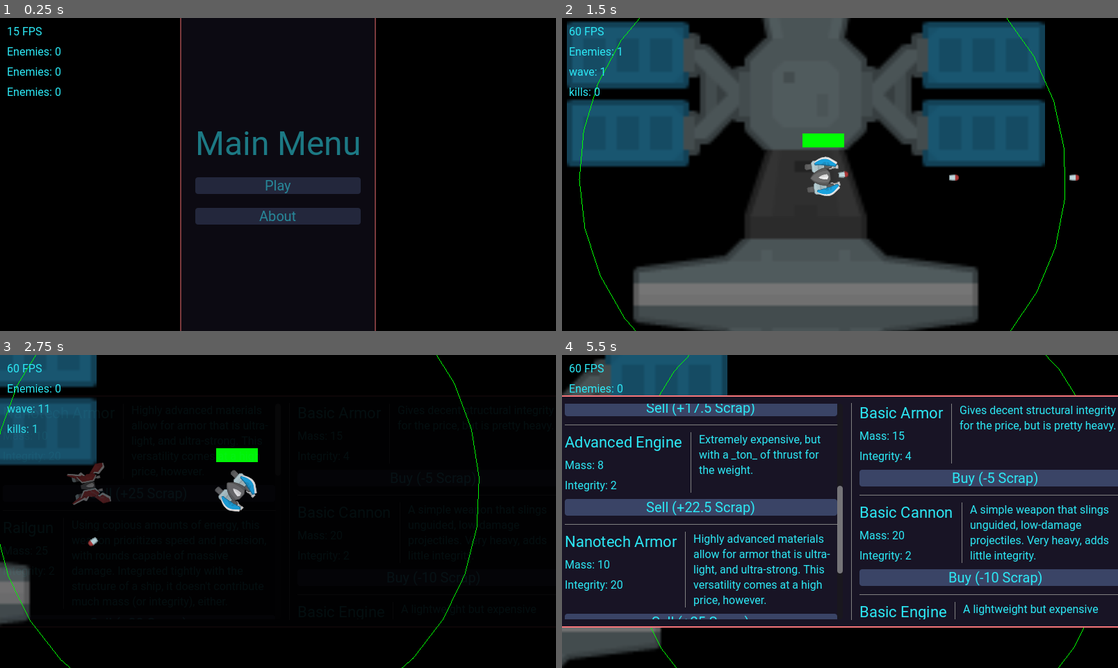
Above: before the commit, frames 1-4 (two rows, left to right).
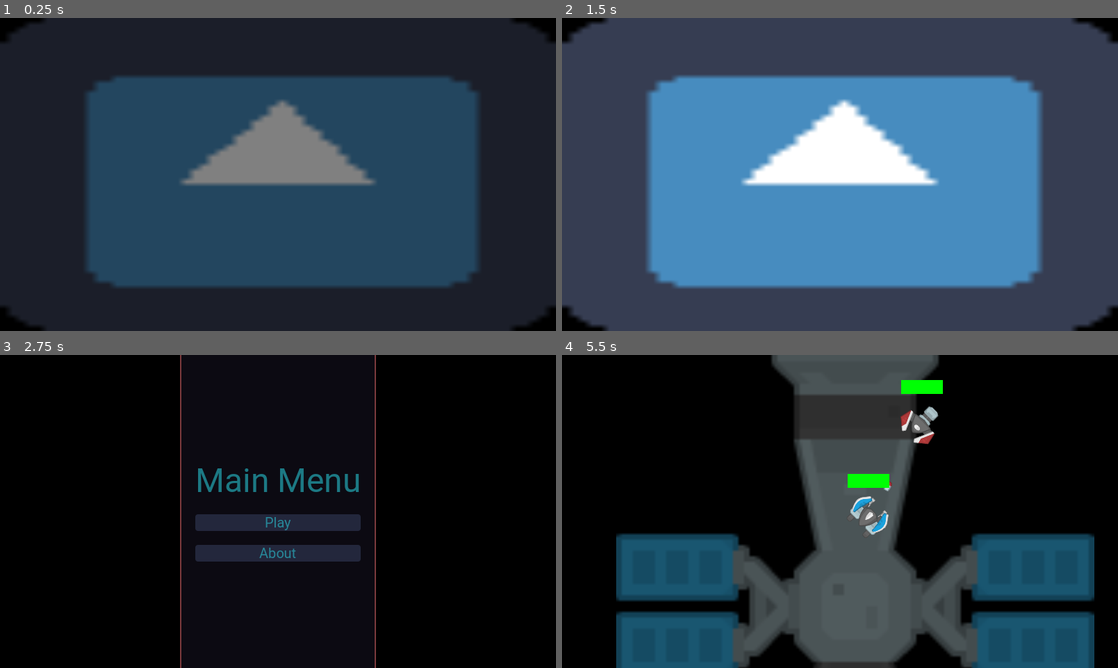
Above: after the commit, the same moments.

Repository: Bloodyaugust/ld-54
Game: Godot game, scene res://scenes/main.tscn
Same seed, same stepped clock (60 frames per second), same inputs: the game is played once before the commit and once after it. The engine's default icon, where the game draws it, is replaced by a stand-in: a white triangle on a blue panel in a dark square.
Inputs (mouse positions are in pixels of both pictures, inside the frame that each line leads up to):
- Up to frame 1 (0.25 s): no input
- Up to frame 2 (1.5 s): click (840, 187) at 0.5 s, where only the run before the commit has a clickable "Play"; tap Enter at 1.25 s; move the mouse to (962, 158) at 1.27 s; hold Right (ui_right) from 1.28 s (still down); click (962, 158) at 1.42 s
- Up to frame 3 (2.75 s): release Right (ui_right) at 2 s; drag from (166, 527) to (533, 636) at 2.02 s
- Up to frame 4 (5.5 s): click (840, 524) at 2.75 s, where only the run after the commit has a clickable "Play"; click (701, 408) at 3.5 s, where only the run before the commit has a clickable "Sell (+30 Scrap)"; move the mouse to (895, 442) at 4.27 s; hold Right (ui_right) 4.28-5 s; drag from (812, 574) to (673, 464) at 5.02 s

The runs differ from the first frame. In frame 1, 88% of the frame differs, in the area x 0-100%, y 0-100%; in frame 2, 91%; in frame 3, 13%; in frame 4, 89%.

Commit message:
Final LDJAM commit

Diff:
--- a/actors/Player.tscn
+++ b/actors/Player.tscn
@@ -1,14 +1,12 @@
-[gd_scene load_steps=11 format=3 uid="uid://vqyckwxhkax0"]
+[gd_scene load_steps=9 format=3 uid="uid://vqyckwxhkax0"]
 
 [ext_resource type="Script" path="res://scripts/controllers/PlayerController.gd" id="1_hg873"]
 [ext_resource type="PackedScene" uid="uid://couplwfrtf7s6" path="res://actors/Ship.tscn" id="2_nnnpa"]
 [ext_resource type="Resource" uid="uid://cifgmmymjs6xl" path="res://data/modules/basic_engine.tres" id="3_k3r4s"]
-[ext_resource type="Resource" uid="uid://dcd4mimpufgk6" path="res://data/modules/nanotech_armor.tres" id="4_3ovlj"]
 [ext_resource type="Theme" uid="uid://co811ue55i33m" path="res://resources/base_theme.tres" id="4_pcx4e"]
-[ext_resource type="Resource" uid="uid://copxh88so4t6q" path="res://data/modules/railgun.tres" id="5_15u3a"]
+[ext_resource type="Resource" uid="uid://b6vtta7b4mqig" path="res://data/modules/basic_armor.tres" id="4_vajus"]
+[ext_resource type="Resource" uid="uid://bfm3lg884ma35" path="res://data/modules/basic_cannon.tres" id="5_m0ii3"]
 [ext_resource type="Texture2D" uid="uid://eriltiaolnvq" path="res://sprites/ships/player.png" id="6_d2e8h"]
-[ext_resource type="Resource" uid="uid://brnbwjgy8xxcs" path="res://data/modules/gatling_cannon.tres" id="6_npece"]
-[ext_resource type="Resource" uid="uid://e8m3gy7nlh44" path="res://data/modules/advanced_engine.tres" id="7_4b6bb"]
 
 [sub_resource type="Curve" id="Curve_owvtl"]
 _data = [Vector2(0, 0), 0.0, 1.4, 0, 0, Vector2(1, 1), 0.0, 0.0, 0, 0]
@@ -21,7 +19,7 @@
 
 [node name="Ship" parent="." groups=["player"] instance=ExtResource("2_nnnpa")]
 unique_name_in_owner = true
-starting_modules = Array[Resource("res://data/module.gd")]([ExtResource("4_3ovlj"), ExtResource("5_15u3a"), ExtResource("6_npece"), ExtResource("7_4b6bb"), ExtResource("4_3ovlj"), ExtResource("3_k3r4s")])
+starting_modules = Array[Resource("res://data/module.gd")]([ExtResource("4_vajus"), ExtResource("5_m0ii3"), ExtResource("3_k3r4s")])
 
 [node name="Sprite2D" parent="Ship" index="0"]
 scale = Vector2(0.45, 0.45)
--- a/autoloads/Store.gd
+++ b/autoloads/Store.gd
@@ -10,7 +10,7 @@
 var state: Dictionary = {
   "client_view": ViewController.CLIENT_VIEWS.NONE,
   "game": "",
-  "debug": true,
+  "debug": false,
   "kills": 0,
   "player_safe": true,
   "wave": 1,
@@ -21,15 +21,15 @@
 func end_game() -> void:
   ViewController.set_client_view(ViewController.CLIENT_VIEWS.MAIN_MENU, ViewController.TRANSITION_TYPES.FADE)
   set_state("game", GameConstants.GAME_OVER)
-  set_state("player_safe", true)
 
 func start_game() -> void:
   ViewController.set_client_view(ViewController.CLIENT_VIEWS.NONE)
   set_state("game", GameConstants.GAME_STARTING)
   set_state("kills", 0)
   set_state("wave", 1)
-  set_state("scrap", 1000)
+  set_state("scrap", 0)
   set_state("mass", 0)
+  set_state("player_safe", true)
   $"/root".add_child(RUN_SCENE.instantiate())
 
 func save_persistent_store() -> void:
--- a/autoloads/ViewController.gd
+++ b/autoloads/ViewController.gd
@@ -8,6 +8,7 @@
   MAIN_MENU,
   SPLASH,
   UPGRADE,
+  WIN,
   NONE,
 }
 
--- a/project.godot
+++ b/project.godot
@@ -10,7 +10,7 @@
 
 [application]
 
-config/name="LD 54"
+config/name="Station Defender"
 run/main_scene="res://scenes/main.tscn"
 config/features=PackedStringArray("4.1")
 config/icon="res://sprites/ships/player.png"
--- a/scenes/main.tscn
+++ b/scenes/main.tscn
@@ -6,6 +6,7 @@
 [ext_resource type="Script" path="res://views/MainMenu.gd" id="4"]
 [ext_resource type="Script" path="res://views/Splash.gd" id="6"]
 [ext_resource type="Script" path="res://views/Upgrade.gd" id="7_4fpl0"]
+[ext_resource type="Script" path="res://views/Win.gd" id="7_a7je1"]
 [ext_resource type="Script" path="res://views/About.gd" id="7_xk6j8"]
 [ext_resource type="Texture2D" uid="uid://eriltiaolnvq" path="res://sprites/ships/player.png" id="8_i04ky"]
 
@@ -111,6 +112,7 @@
 text = "About"
 
 [node name="FPS" type="MarginContainer" parent="UIRoot"]
+visible = false
 theme_override_constants/margin_left = 10
 theme_override_constants/margin_top = 10
 
@@ -190,6 +192,42 @@
 horizontal_alignment = 1
 
 [node name="MainMenu" type="Button" parent="UIRoot/About/PanelContainer/MarginContainer/VBoxContainer"]
+unique_name_in_owner = true
+layout_mode = 2
+text = "Main Menu"
+
+[node name="Win" type="CenterContainer" parent="UIRoot"]
+visible = false
+anchors_preset = 15
+anchor_right = 1.0
+anchor_bottom = 1.0
+grow_horizontal = 2
+grow_vertical = 2
+theme = ExtResource("2_1ffbx")
+script = ExtResource("7_a7je1")
+
+[node name="PanelContainer" type="PanelContainer" parent="UIRoot/Win"]
+layout_mode = 2
+
+[node name="MarginContainer" type="MarginContainer" parent="UIRoot/Win/PanelContainer"]
+layout_mode = 2
+
+[node name="VBoxContainer" type="VBoxContainer" parent="UIRoot/Win/PanelContainer/MarginContainer"]
+layout_mode = 2
+
+[node name="Label" type="Label" parent="UIRoot/Win/PanelContainer/MarginContainer/VBoxContainer"]
+layout_mode = 2
+theme_type_variation = &"H1"
+text = "You Win!"
+horizontal_alignment = 1
+
+[node name="Label2" type="Label" parent="UIRoot/Win/PanelContainer/MarginContainer/VBoxContainer"]
+layout_mode = 2
+theme_type_variation = &"LargeLabel"
+text = "Thanks for playing!"
+horizontal_alignment = 1
+
+[node name="MainMenuWin" type="Button" parent="UIRoot/Win/PanelContainer/MarginContainer/VBoxContainer"]
 unique_name_in_owner = true
 layout_mode = 2
 text = "Main Menu"
--- a/scripts/controllers/RunController.gd
+++ b/scripts/controllers/RunController.gd
@@ -11,6 +11,14 @@
   Store.end_game()
   queue_free()
 
+func _on_store_state_changed(state_key, substate) -> void:
+  match state_key:
+    "game":
+      match substate:
+        GameConstants.GAME_OVER:
+          queue_free()
+
 func _ready():
+  Store.state_changed.connect(_on_store_state_changed)
   _player.died.connect(_on_player_died)
   (func(): Store.set_state("game", GameConstants.GAME_IN_PROGRESS)).call_deferred()
--- a/scripts/controllers/SpawnController.gd
+++ b/scripts/controllers/SpawnController.gd
@@ -104,14 +104,15 @@
 var _remaining_enemies: int = 0.0
 var _time_to_spawn: float = 0.0
 var _upgrading: bool = false
-var _wave: int = 9
+var _wave: int = 0
 
 func _on_enemy_ship_died() -> void:
   _remaining_enemies -= 1
 
   if _remaining_enemies == 0 && _points_remaining_in_wave <= 0:
     if _wave == MAX_WAVE:
-      pass
+      Store.set_state("game", GameConstants.GAME_OVER)
+      ViewController.set_client_view(ViewController.CLIENT_VIEWS.WIN)
     else:
       _wave += 1
       _points_remaining_in_wave = POINTS_PER_WAVE * (_wave * POINTS_PER_WAVE_SCALAR)
--- a/scripts/controllers/WeaponController.gd
+++ b/scripts/controllers/WeaponController.gd
@@ -10,7 +10,7 @@
 var _time_to_reload: float = 0.0
 
 func _draw() -> void:
-  if !_parent_ship.get_destroyed():
+  if !_parent_ship.get_destroyed() && Store.state.debug:
     draw_arc(Vector2.ZERO, data.radius, 0.0, 2*PI, 32, Color.GREEN)
 
 func _fire() -> void:
--- /dev/null
+++ b/views/Win.gd
@@ -0,0 +1,11 @@
+extends Control
+
+@onready var _main_menu_button: Button = %MainMenuWin
+
+func _on_main_menu_button_pressed() -> void:
+  ViewController.set_client_view(ViewController.CLIENT_VIEWS.MAIN_MENU)
+
+func _ready():
+  _main_menu_button.connect("pressed", self._on_main_menu_button_pressed)
+
+  ViewController.register_view(ViewController.CLIENT_VIEWS.WIN, self)
Not shown, changed: export_presets.cfg
Not shown: 1 places in scenes/main.tscn that only renumber resources
Not shown, changed: .gitignore
